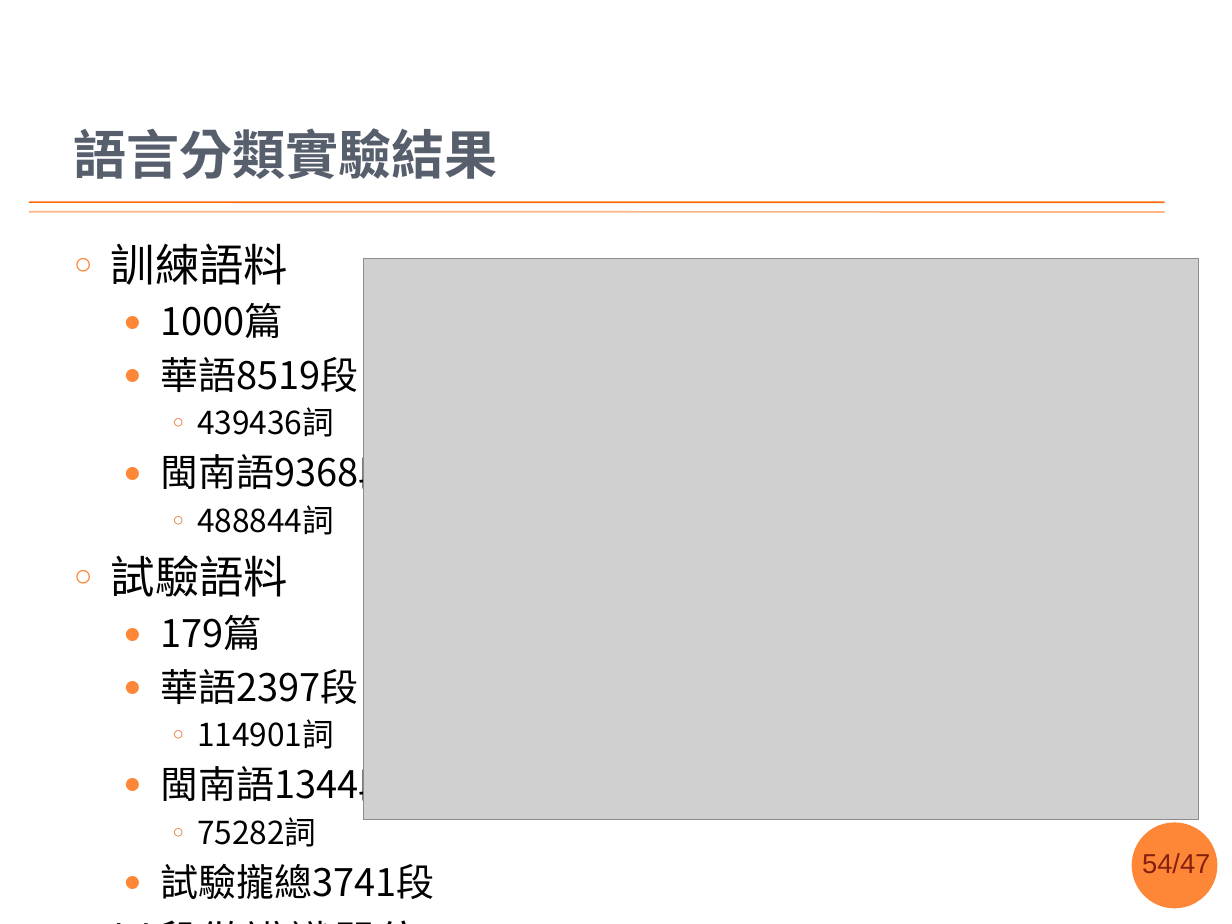
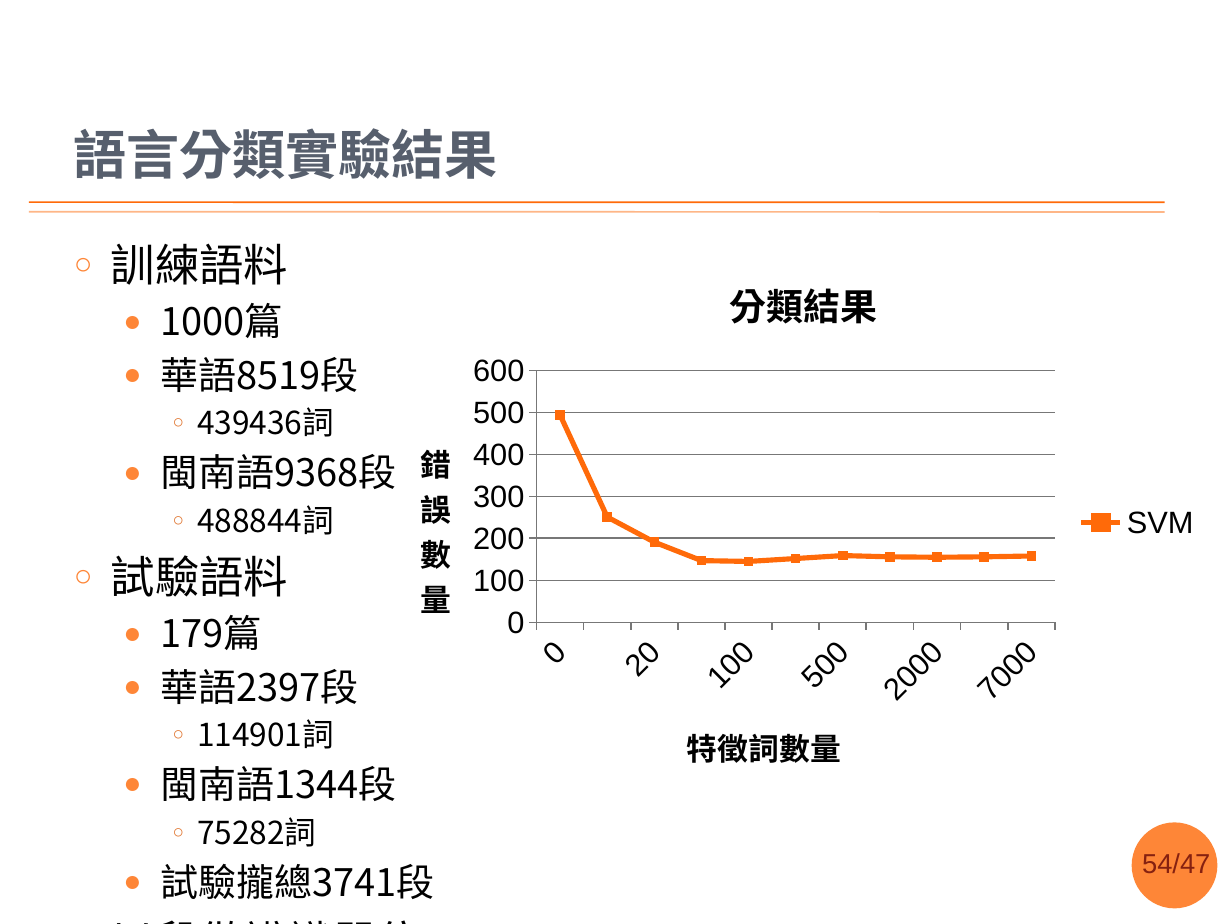
Before and after one commit to sih4sing5hong5/po3-ko3_tau5-iann2-phinn3, a slide deck: slide 54 of 翻譯報告.pptx. Drawn at 1232x924 pixels with LibreOffice and Linux fonts; fonts in the diff are those of the drawing; grey boxes stand for pictures; background and template pictures are left out. Boxes give left, top, right and bottom in pixels: in the first picture for what was removed or moved away, otherwise in the second. Text is boxed around its words. In the diff, an @@ line names an element or a change of style, - is before the commit and + after.

Commit message:
共svm以外的分類方法提掉 丞宏

```diff
--- a/翻譯報告.pptx
+++ b/翻譯報告.pptx
@@ picture removed at box(363, 259, 1199, 821) @@
@@ line chart added at box(393, 249, 1215, 796) @@
+title "分類結果"
+categories: 0, 10, 20, 50, 100, 200, 500, 1000, 2000, 5000, 7000
+SVM: 490, 250, 190, 150, 140, 150, 160, 160, 160, 160, 160
```
Also in this commit, not shown: 2 other slides changed.
